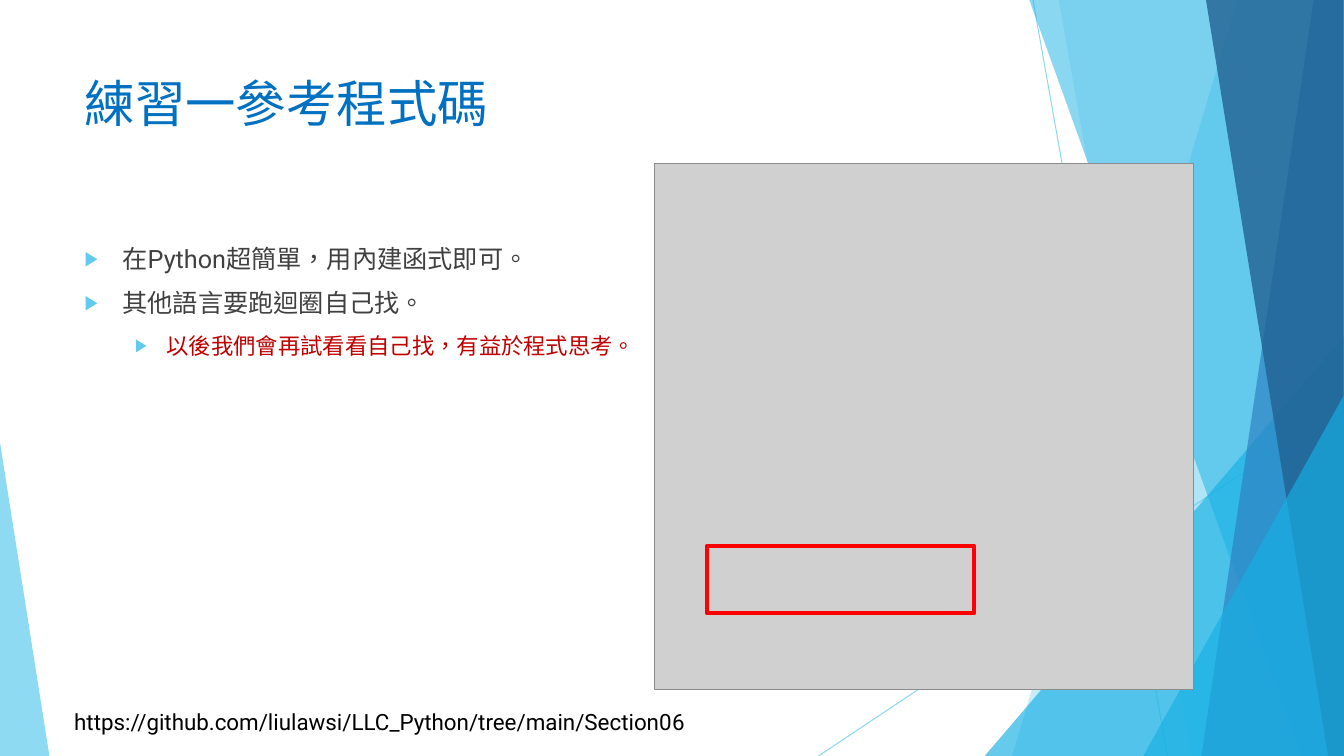
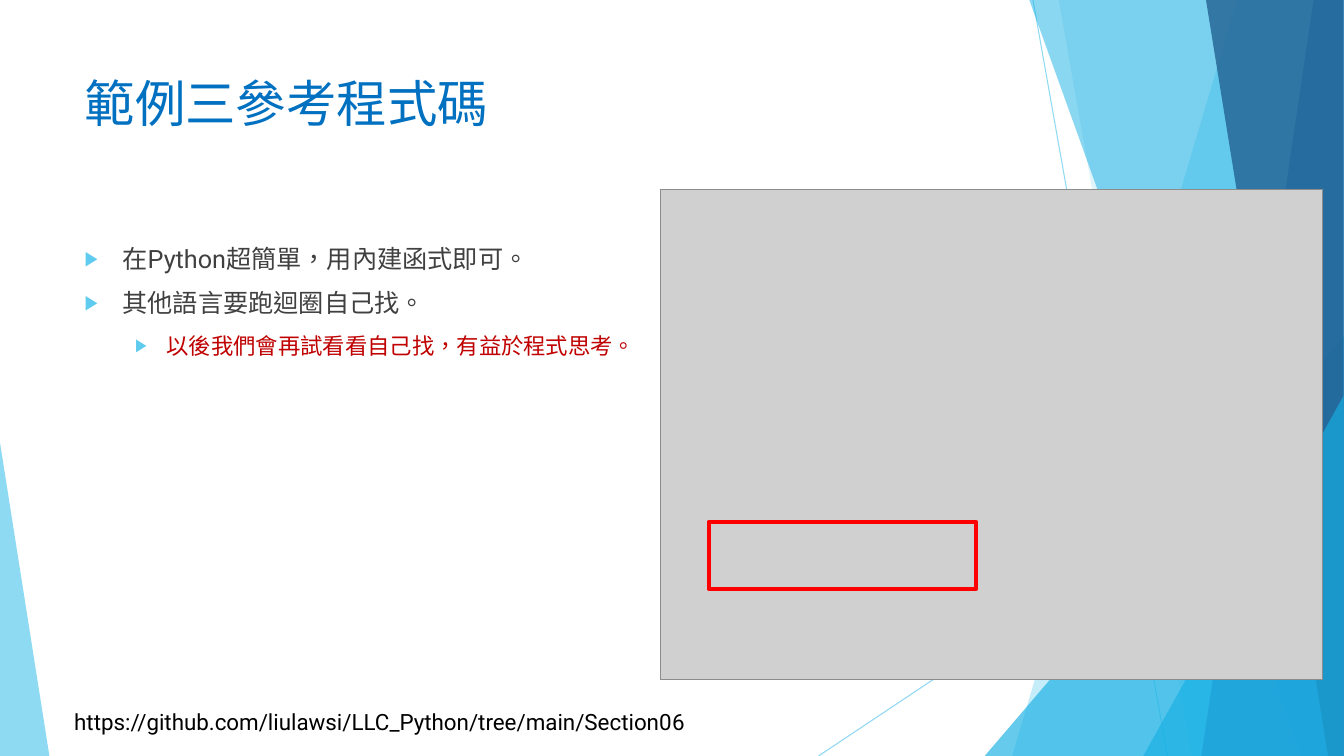
Before and after one commit to liulawsi/My_PPTs, a slide deck: slide 15 of LCC/Python/06_串列(List)一定要認識.pptx (slide 14 before the commit). Drawn at 1344x756 pixels with LibreOffice and Linux fonts; fonts in the diff are those of the drawing; grey boxes stand for pictures; background and template pictures are left out. Boxes give left, top, right and bottom in pixels: in the first picture for what was removed or moved away, otherwise in the second. Text is boxed around its words. In the diff, an @@ line names an element or a change of style, - is before the commit and + after.

```diff
--- a/LCC/Python/06_串列(List)一定要認識.pptx
+++ b/LCC/Python/06_串列(List)一定要認識.pptx
@@ title at (85,79,488,126): text changed @@
-練習一參考程式碼
+範例三參考程式碼
@@ picture: place and size @@
-picture at (654,163,1193,690)
+picture at (660,190,1323,680)
@@ rectangle: place and size @@
-rectangle at (707,546,974,613)
+rectangle at (709,522,976,589)
```
Also in this commit, not shown: 16 other slides changed, 20 slides added, 1 other file.
